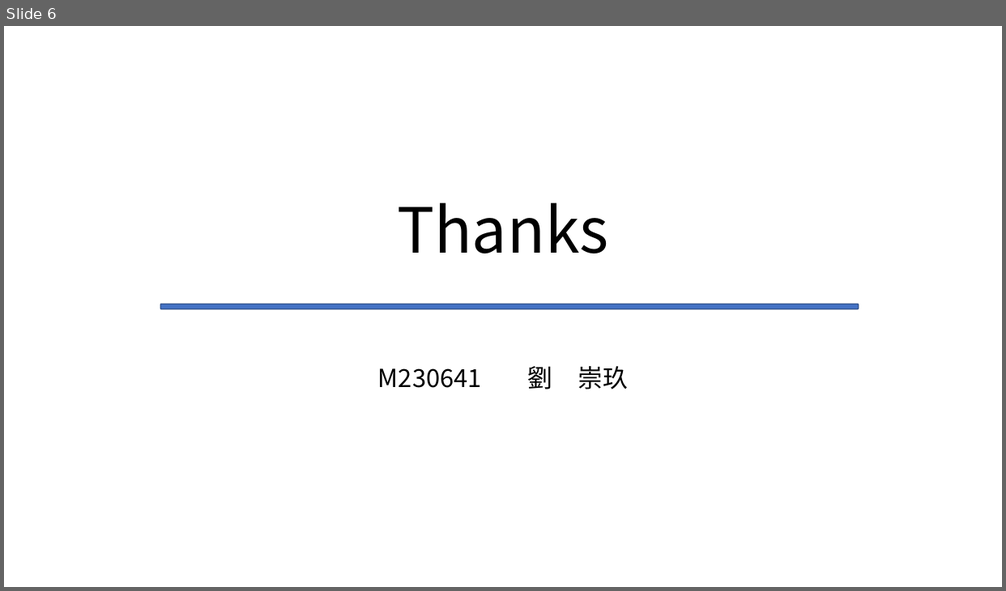
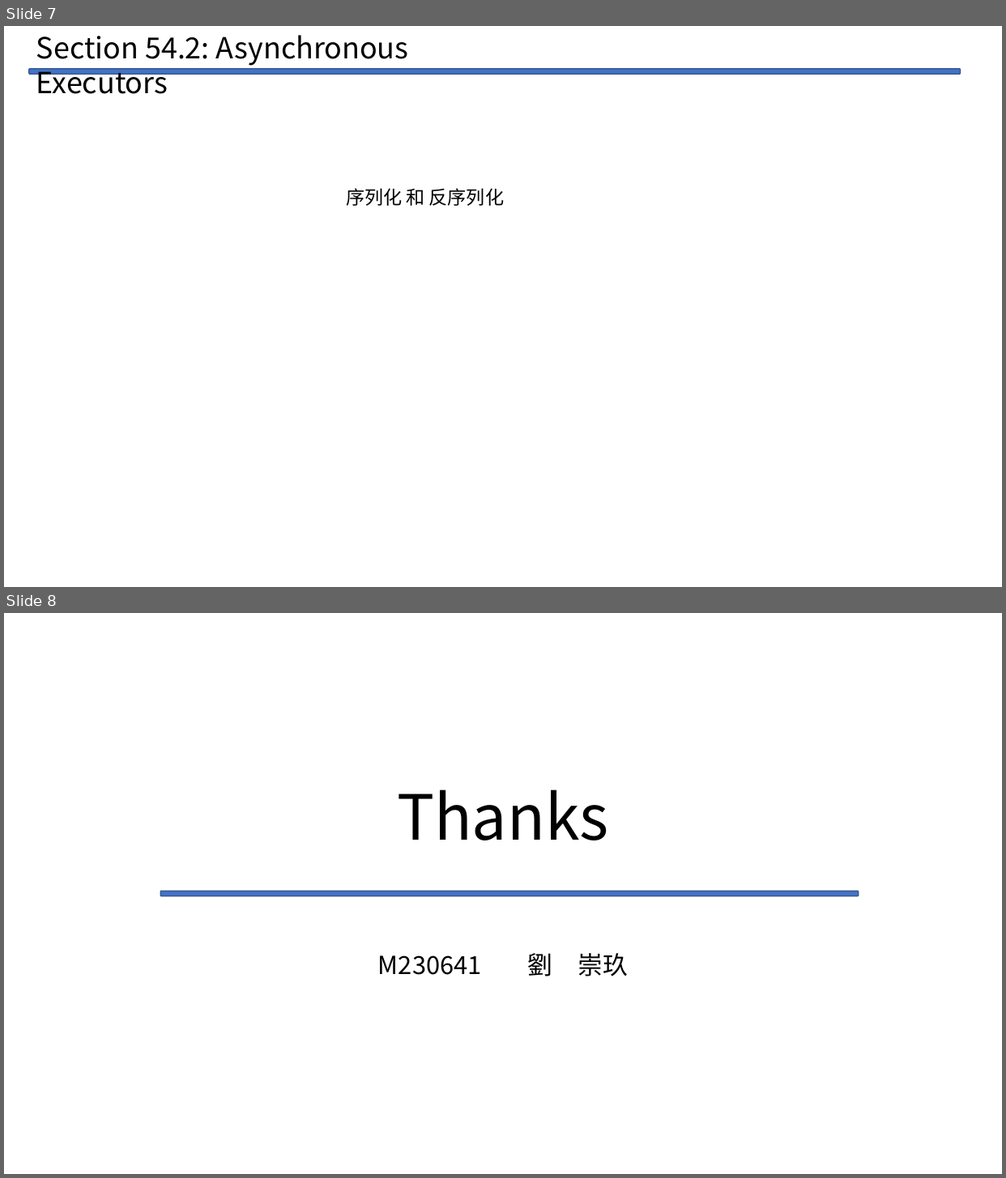
Before and after one commit to Legolas9999/zemi, a slide deck: lcj_zemi_python.pptx. Shown one above the other, each under a label of ours: slide 6 before the commit, slides 7 and 8 after it. The pictures are 1006x591 and 1006x1178 pixels, drawn with LibreOffice and Linux fonts; fonts in the diff are those of the drawing. Boxes give left, top, right and bottom in pixels: in the first picture for what was removed or moved away, otherwise in the second. Text is boxed around its words. In the diff, an @@ line names an element or a change of style, - is before the commit and + after.

```diff
--- a/lcj_zemi_python.pptx
+++ b/lcj_zemi_python.pptx
@@ slide 7 added at box(4, 26, 1002, 587), background #FFFFFF @@
@@ text added at box(36, 35, 409, 94), 28 pt, text #000000 @@
+Section 54.2: Asynchronous Executors
@@ rounded rectangle added at box(28, 69, 960, 74), fill #4472C4, outline #325491 1 pt @@
@@ text added at box(346, 188, 504, 206), 18 pt, text #000000 @@
+序列化 和 反序列化
@@ what was slide 6 is now slide 8 @@
```
Also in this commit, not shown: 1 other slide added, 1 other file.
